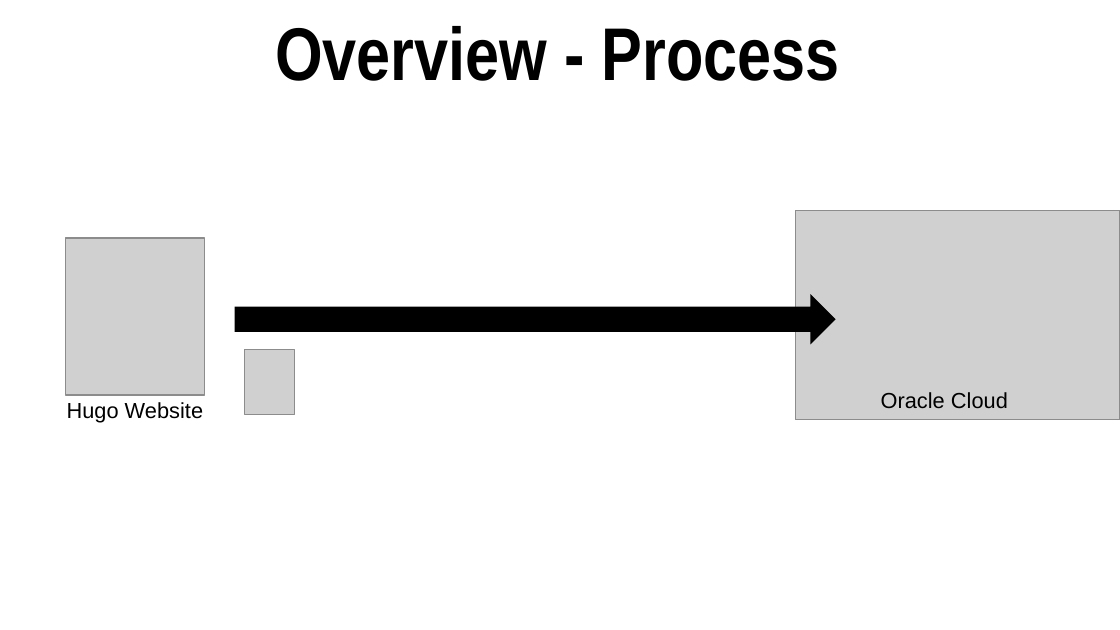
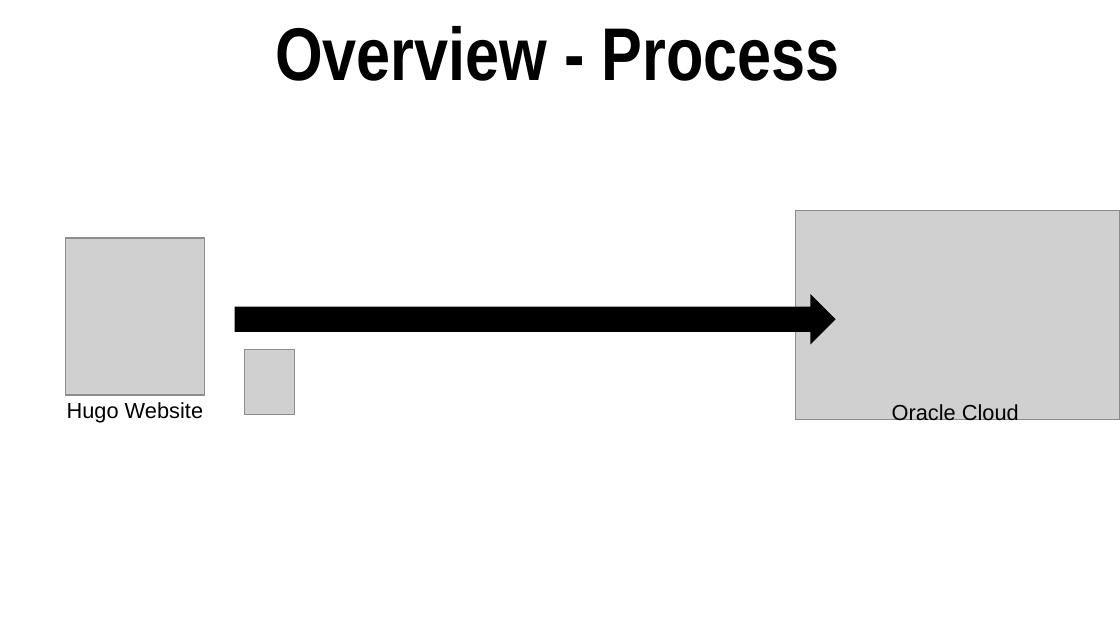
Before and after one commit to Team-Pv-Visualizer/PV-Visualizer, a slide deck: slide 19 of Documents/PVV_Project_Award.pptx (slide 20 before the commit). Drawn at 1120x630 pixels with LibreOffice and Linux fonts; fonts in the diff are those of the drawing; grey boxes stand for pictures. Boxes give left, top, right and bottom in pixels: in the first picture for what was removed or moved away, otherwise in the second. Text is boxed around its words. In the diff, an @@ line names an element or a change of style, - is before the commit and + after.

```diff
--- a/Documents/PVV_Project_Award.pptx
+++ b/Documents/PVV_Project_Award.pptx
@@ text "Oracle Cloud" rewrapped from bbox=[881, 392, 1008, 409] to bbox=[892, 404, 1019, 425] @@
```
Also in this commit, not shown: 1 slide removed, 2 other files.
